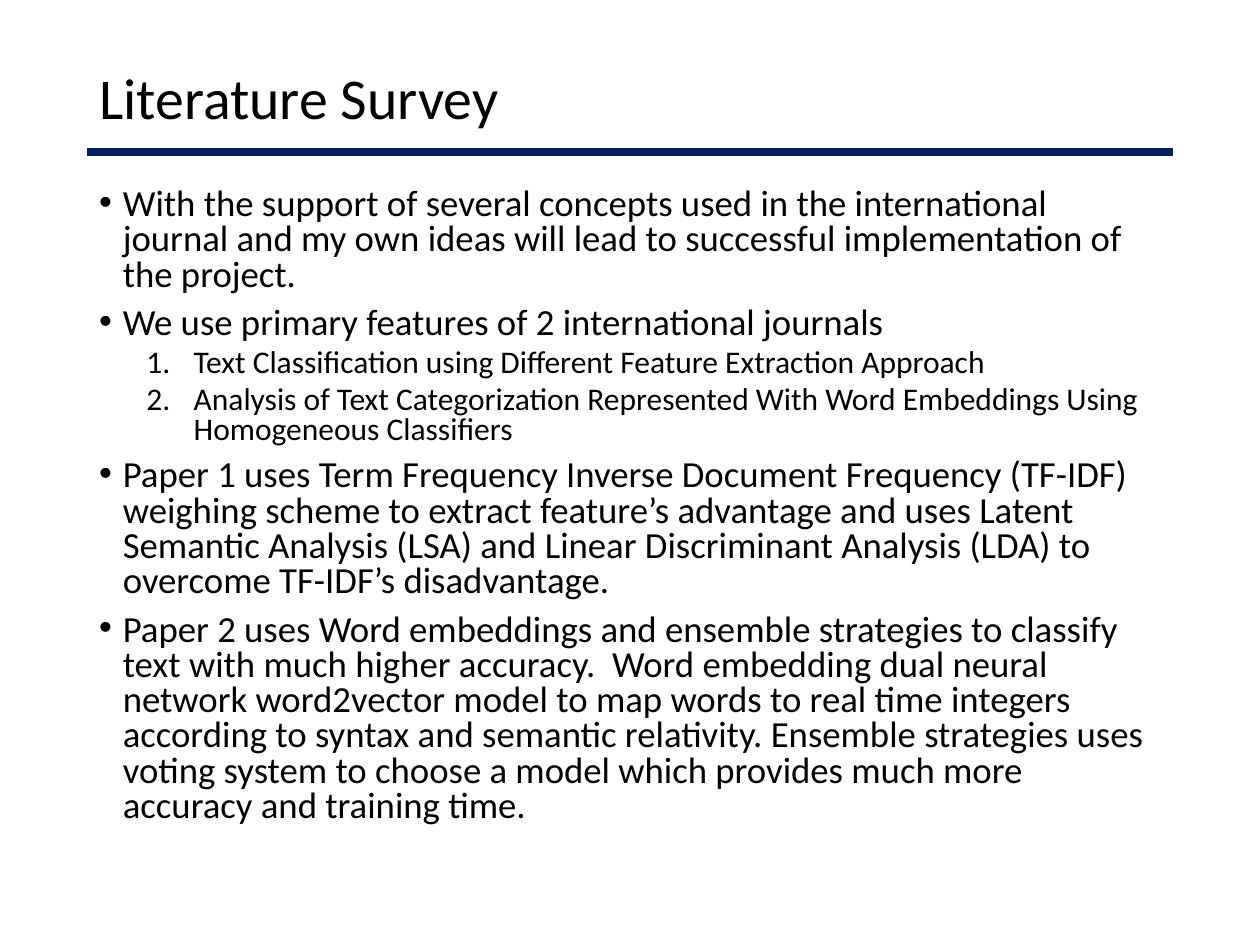
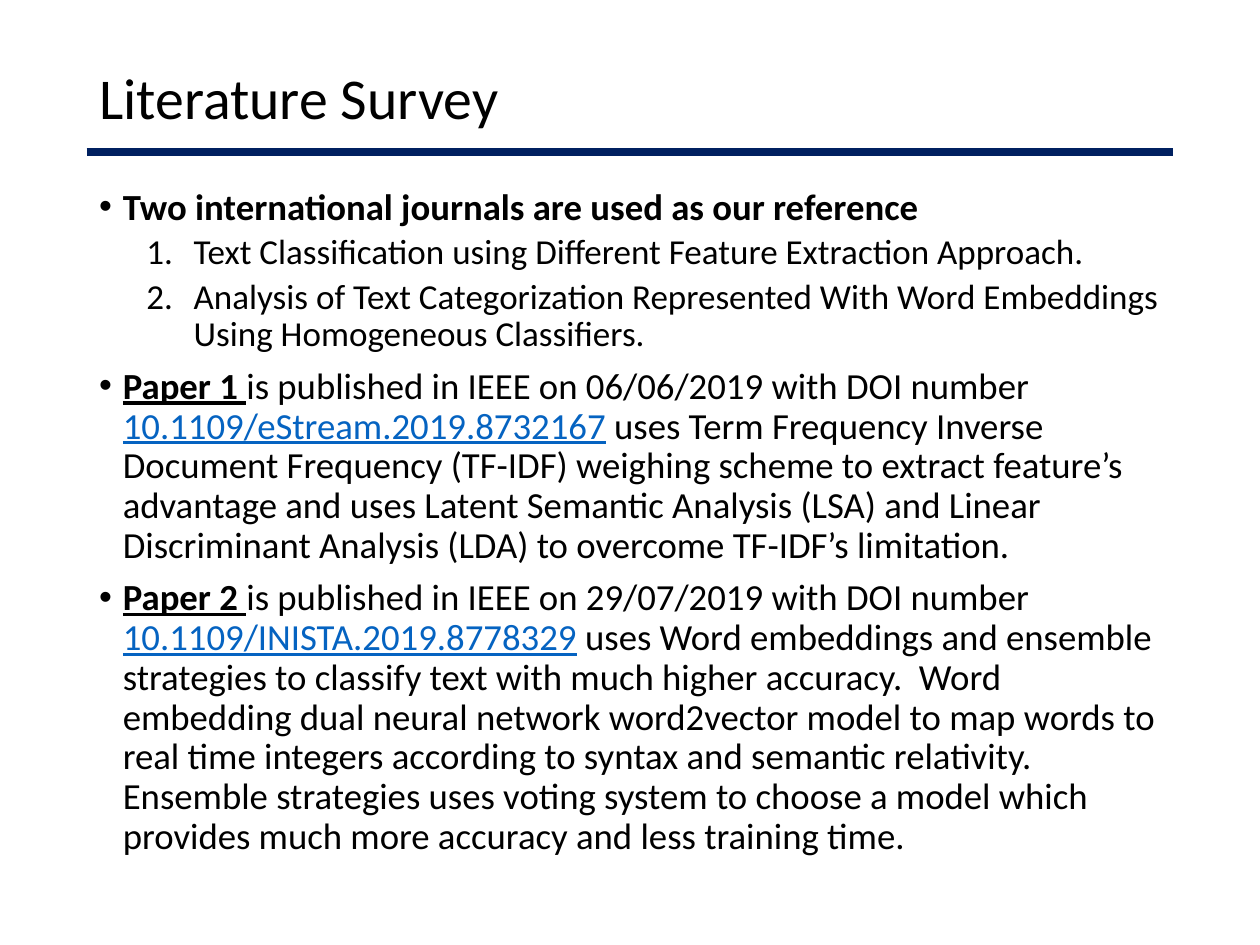
Before and after one commit to vishwaksenan/essay-grader, a slide deck: slide 6 of Documentation/Zeroth review ppt.pptx. Drawn at 1260x945 pixels with LibreOffice and Linux fonts; fonts in the diff are those of the drawing. Boxes give left, top, right and bottom in pixels: in the first picture for what was removed or moved away, otherwise in the second. Text is boxed around its words. In the diff, an @@ line names an element or a change of style, - is before the commit and + after.

```diff
--- a/Documentation/Zeroth review ppt.pptx
+++ b/Documentation/Zeroth review ppt.pptx
@@ text at (x1=123, y1=194, x2=1157, y2=856): text changed @@
-• With the support of several concepts used in the international journal and my own ideas will lead to successful implementation of the project.
-• We use primary features of 2 international journals
-  1. Text Classification using Different Feature Extraction Approach
-  2. Analysis of Text Categorization Represented With Word Embeddings Using Homogeneous Classifiers
-• Paper 1 uses Term Frequency Inverse Document Frequency (TF-IDF) weighing scheme to extract feature’s advantage and uses Latent Semantic Analysis (LSA) and Linear Discriminant Analysis (LDA) to overcome TF-IDF’s disadvantage.
-• Paper 2 uses Word embeddings and ensemble strategies to classify text with much higher accuracy. Word embedding dual neural network word2vector model to map words to real time integers according to syntax and semantic relativity. Ensemble strategies uses voting system to choose a model which provides much more accuracy and training time.
+• Two international journals are used as our reference
+  1. Text Classification using Different Feature Extraction Approach.
+  2. Analysis of Text Categorization Represented With Word Embeddings Using Homogeneous Classifiers.
+• Paper 1 is published in IEEE on 06/06/2019 with DOI number 10.1109/eStream.2019.8732167 uses Term Frequency Inverse Document Frequency (TF-IDF) weighing scheme to extract feature’s advantage and uses Latent Semantic Analysis (LSA) and Linear Discriminant Analysis (LDA) to overcome TF-IDF’s limitation.
+• Paper 2 is published in IEEE on 29/07/2019 with DOI number 10.1109/INISTA.2019.8778329 uses Word embeddings and ensemble strategies to classify text with much higher accuracy. Word embedding dual neural network word2vector model to map words to real time integers according to syntax and semantic relativity. Ensemble strategies uses voting system to choose a model which provides much more accuracy and less training time.
```
Also in this commit, not shown: 4 other slides changed.
